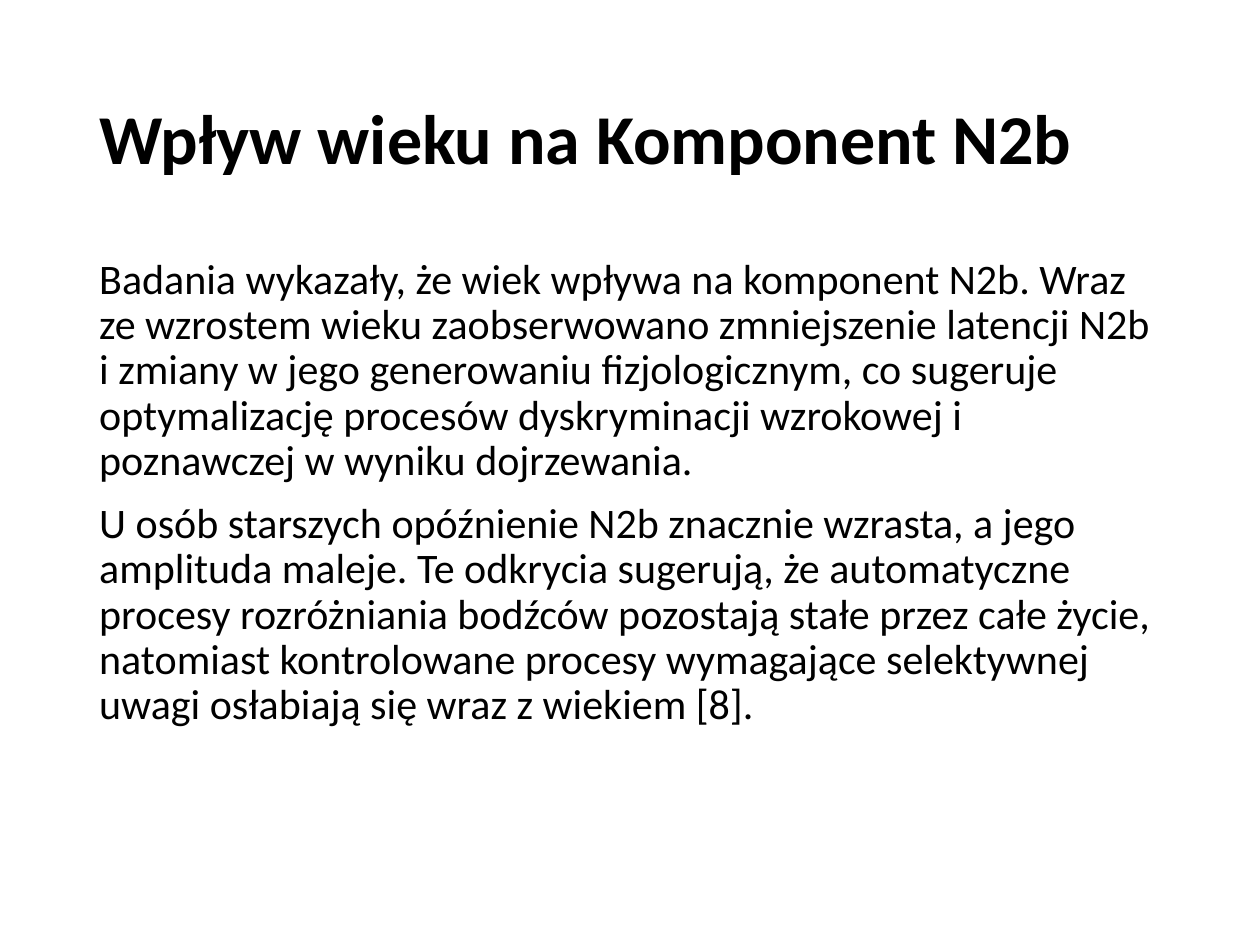
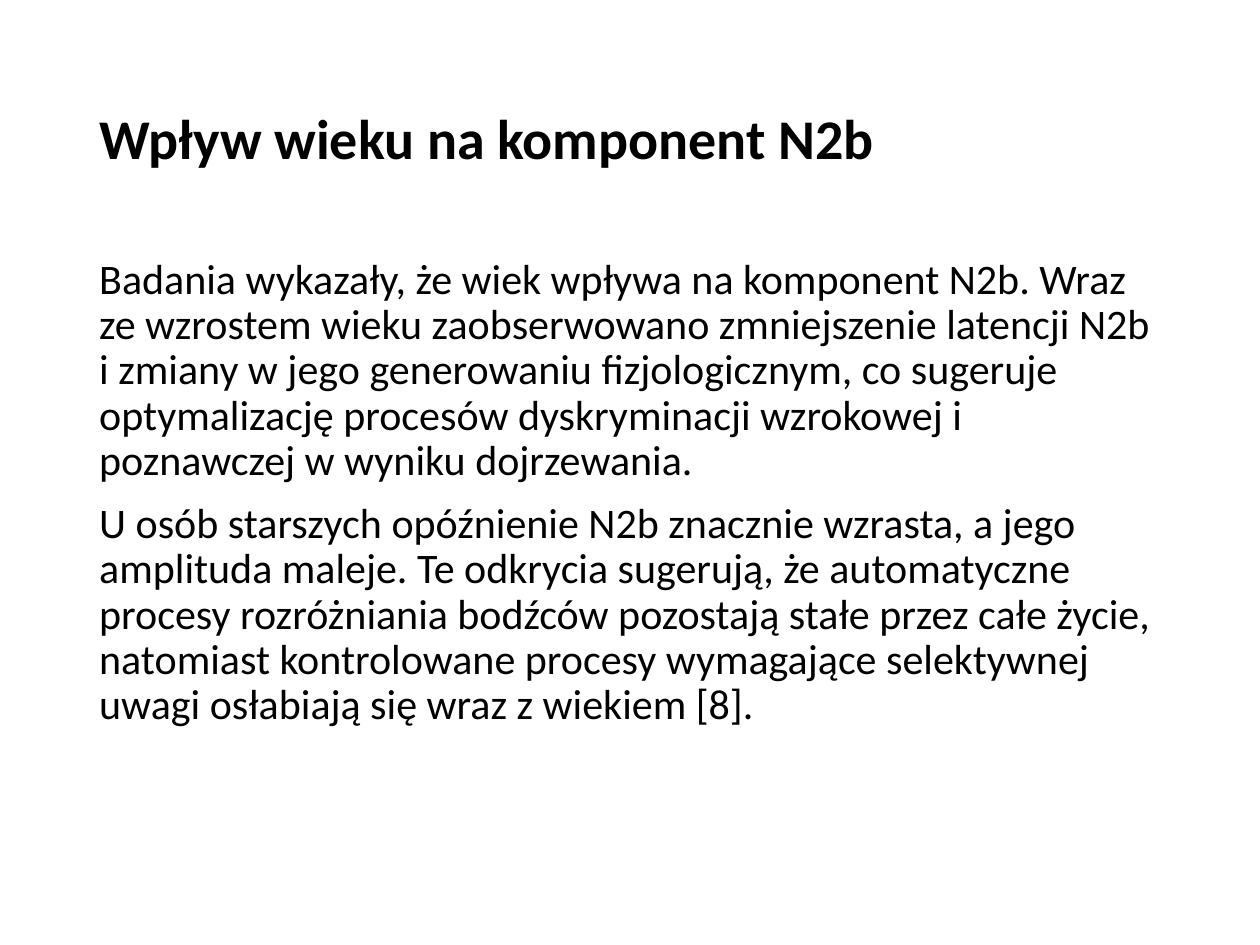
Before and after one commit to MatPomGit/self, a slide deck: slide 13 of files/inne/prezentacje/potencjały_ERP.pptx. Drawn at 1260x945 pixels with LibreOffice and Linux fonts; fonts in the diff are those of the drawing. Boxes give left, top, right and bottom in pixels: in the first picture for what was removed or moved away, otherwise in the second. Text is boxed around its words. In the diff, an @@ line names an element or a change of style, - is before the commit and + after.

```diff
--- a/files/inne/prezentacje/potencjały_ERP.pptx
+++ b/files/inne/prezentacje/potencjały_ERP.pptx
@@ title at [99,119,873,168]: text changed; size 40 to 32 pt @@
-Wpływ wieku na Komponent N2b
+Wpływ wieku na komponent N2b
```
Also in this commit, not shown: 27 other slides changed, 5 other files.
